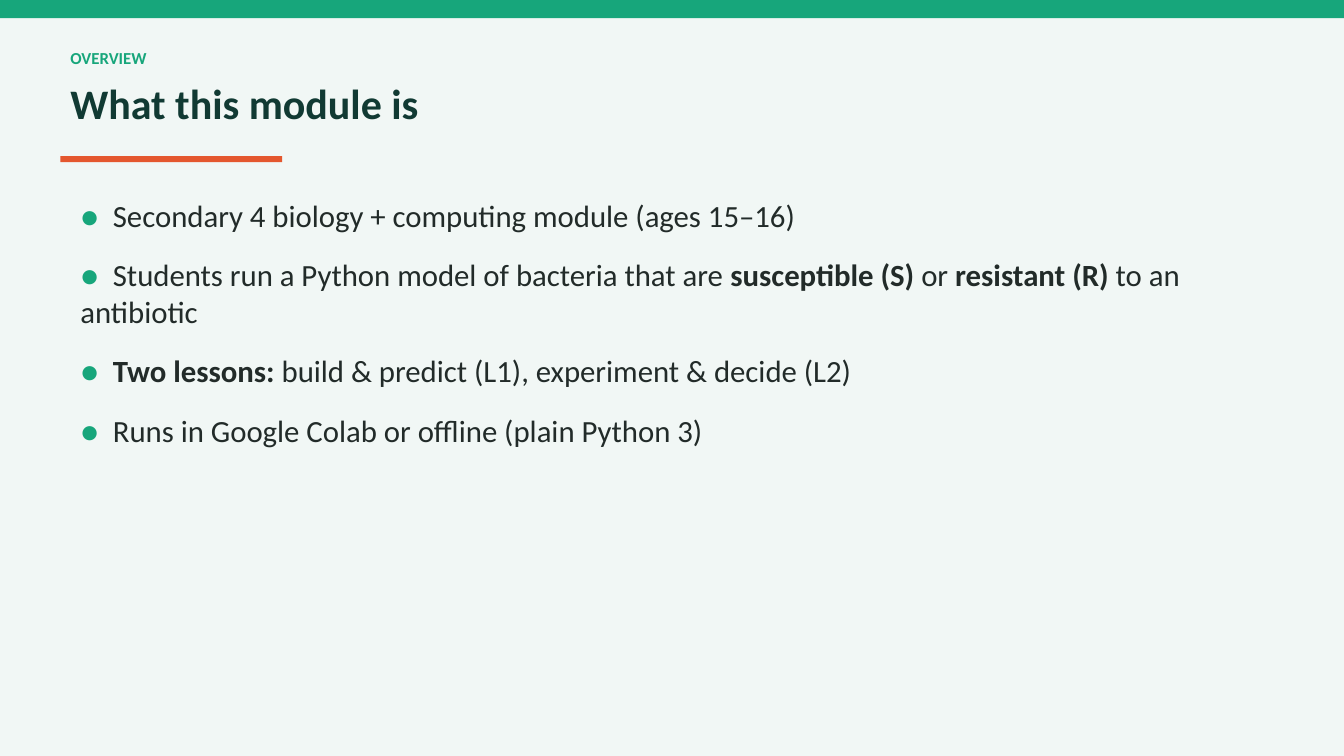
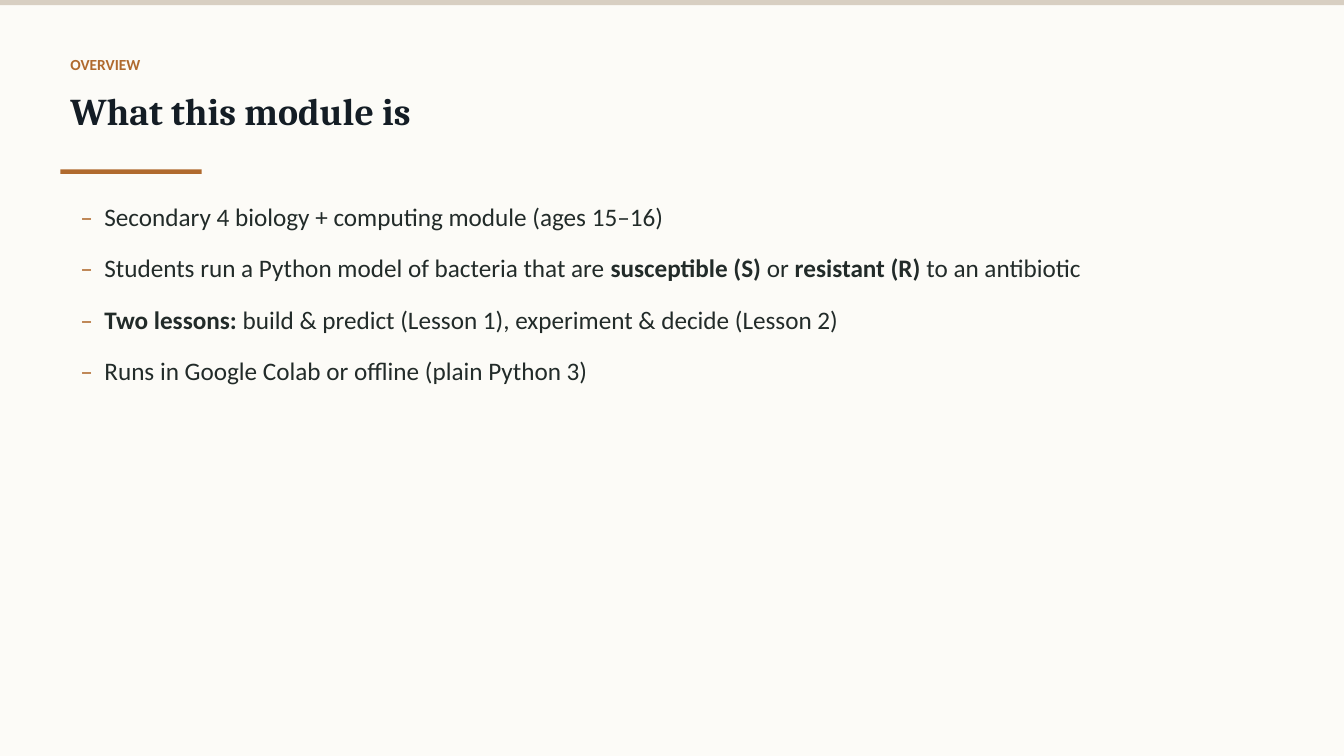
Before and after one commit to felixxxxx11/antibiotic-resistance-sim, a slide deck: slide 2 of INT6064 Individual Module - Slides - WUPENGHUI.pptx. Drawn at 1344x756 pixels with LibreOffice and Linux fonts; fonts in the diff are those of the drawing. Boxes give left, top, right and bottom in pixels: in the first picture for what was removed or moved away, otherwise in the second. Text is boxed around its words. In the diff, an @@ line names an element or a change of style, - is before the commit and + after.

Commit message:
Restyle deck (warm academic palette) and unify document text colors

```diff
--- a/INT6064 Individual Module - Slides - WUPENGHUI.pptx
+++ b/INT6064 Individual Module - Slides - WUPENGHUI.pptx
@@ rectangle at (x1=0, y1=0, x2=1344, y2=756): fill #F1F7F5 to #FCFBF7 @@
@@ rectangle resized from (x1=0, y1=0, x2=1344, y2=18) to (x1=0, y1=0, x2=1344, y2=5) @@
@@ rectangle at (x1=0, y1=0, x2=1344, y2=5): fill #17A67B to #D8CFC2 @@
@@ text "OVERVIEW" moved from (x1=70, y1=53, x2=146, y2=64) to (x1=70, y1=60, x2=140, y2=70) @@
@@ text "OVERVIEW" at (x1=70, y1=60, x2=140, y2=70): size 12 to 11 pt, text colour #17A67B to #B06A2E; more space between paragraphs @@
@@ text "What this module is" moved from (x1=70, y1=89, x2=418, y2=120) to (x1=70, y1=98, x2=410, y2=126) @@
@@ text "What this module is" at (x1=70, y1=98, x2=410, y2=126): size 30 to 27 pt, font Calibri to Cambria, text colour #113A33 to #141D25 @@
@@ rectangle resized from (x1=60, y1=156, x2=282, y2=162) to (x1=60, y1=169, x2=202, y2=173) @@
@@ rectangle at (x1=60, y1=169, x2=202, y2=173): fill #E4572E to #B06A2E @@
@@ text at (x1=104, y1=207, x2=1080, y2=385): text changed; size 22 to 18 pt @@
-● Secondary 4 biology + computing module (ages 15–16)
-● Students run a Python model of bacteria that are susceptible (S) or resistant (R) to an antibiotic
-● Two lessons: build & predict (L1), experiment & decide (L2)
-● Runs in Google Colab or offline (plain Python 3)
+– Secondary 4 biology + computing module (ages 15–16)
+– Students run a Python model of bacteria that are susceptible (S) or resistant (R) to an antibiotic
+– Two lessons: build & predict (Lesson 1), experiment & decide (Lesson 2)
+– Runs in Google Colab or offline (plain Python 3)
```
Also in this commit, not shown: 12 other slides changed, 6 other files.
